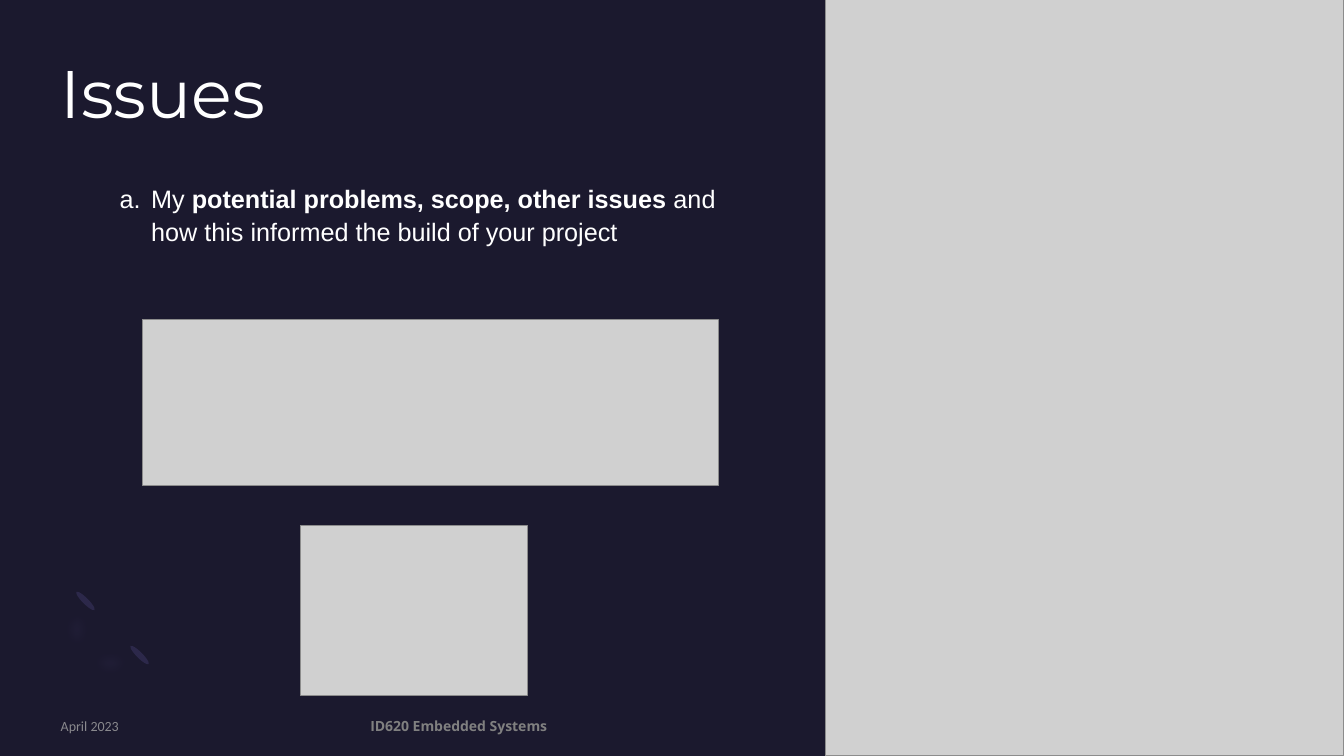
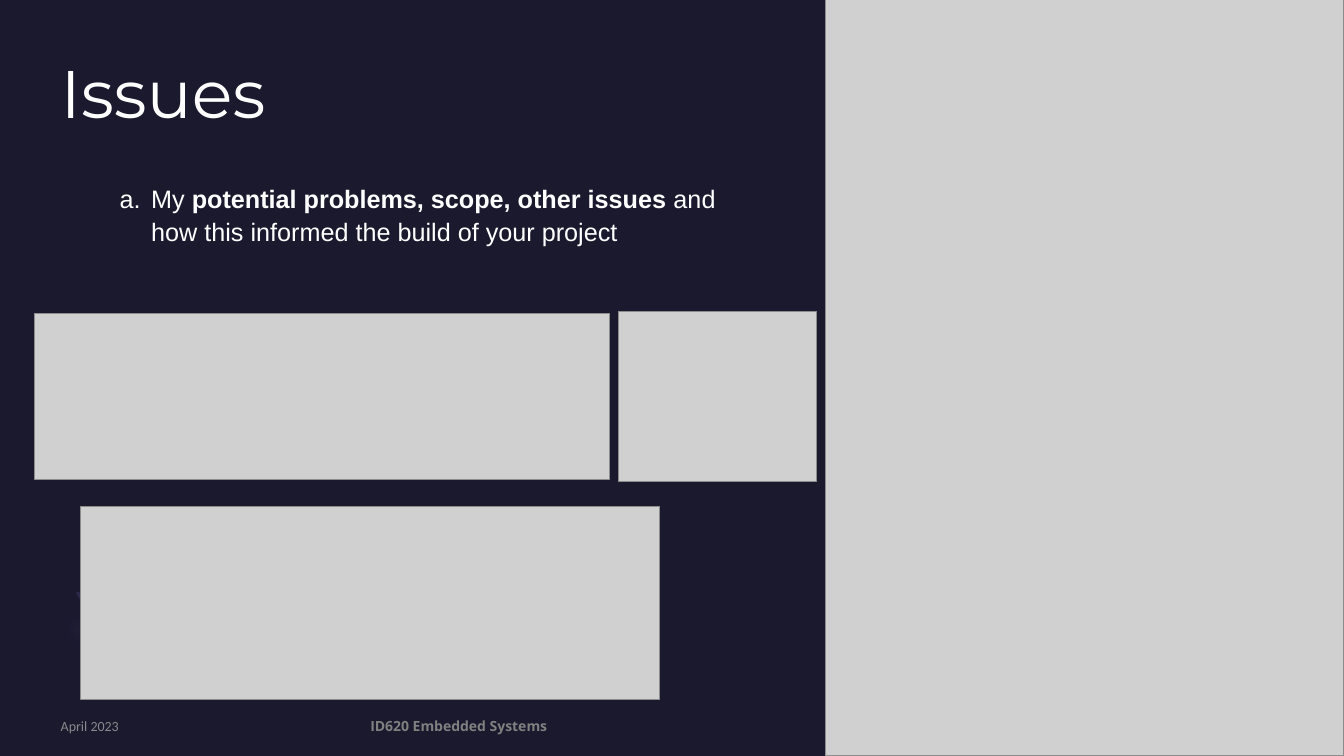
Before and after one commit to huanh8/Embaded-System, a slide deck: slide 5 of Final Project/remote contorl robot.pptx. Drawn at 1344x756 pixels with LibreOffice and Linux fonts; fonts in the diff are those of the drawing; grey boxes stand for pictures. Boxes give left, top, right and bottom in pixels: in the first picture for what was removed or moved away, otherwise in the second. Text is boxed around its words. In the diff, an @@ line names an element or a change of style, - is before the commit and + after.

Commit message:
update ppt

```diff
--- a/Final Project/remote contorl robot.pptx
+++ b/Final Project/remote contorl robot.pptx
@@ picture: place and size @@
-picture at box(143, 320, 719, 486)
+picture at box(34, 314, 610, 480)
@@ picture: place and size @@
-picture at box(300, 525, 527, 696)
+picture at box(618, 312, 817, 482)
@@ picture added at box(81, 506, 659, 700) @@
@@ ellipse removed at box(128, 644, 151, 667) @@
```
